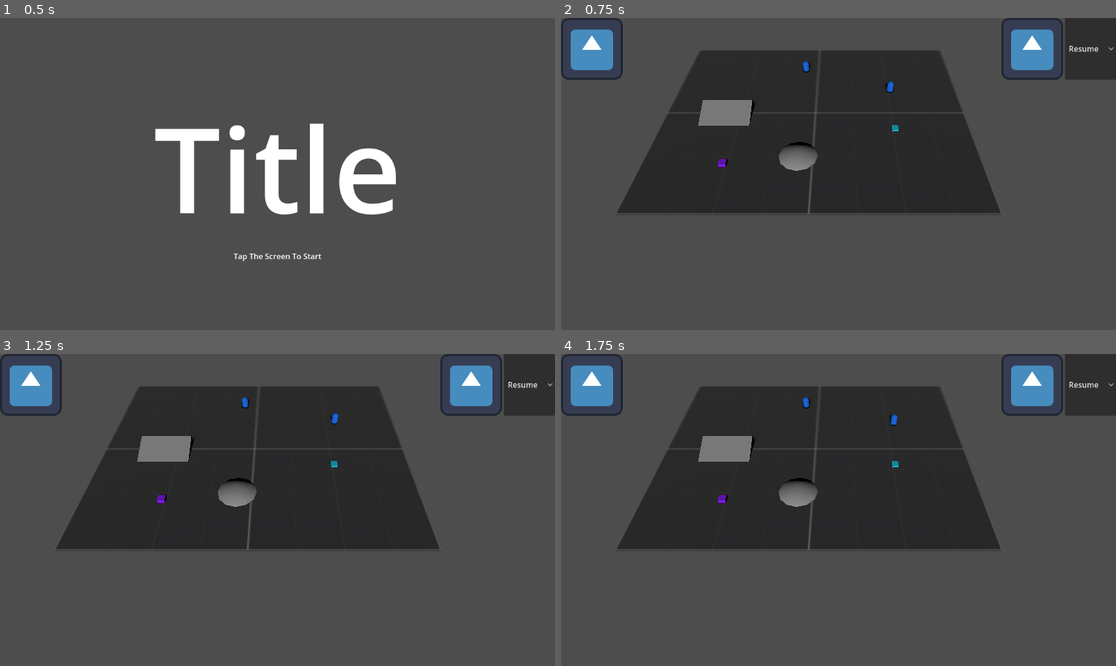
Above: before the commit, frames 1-4 (two rows, left to right).
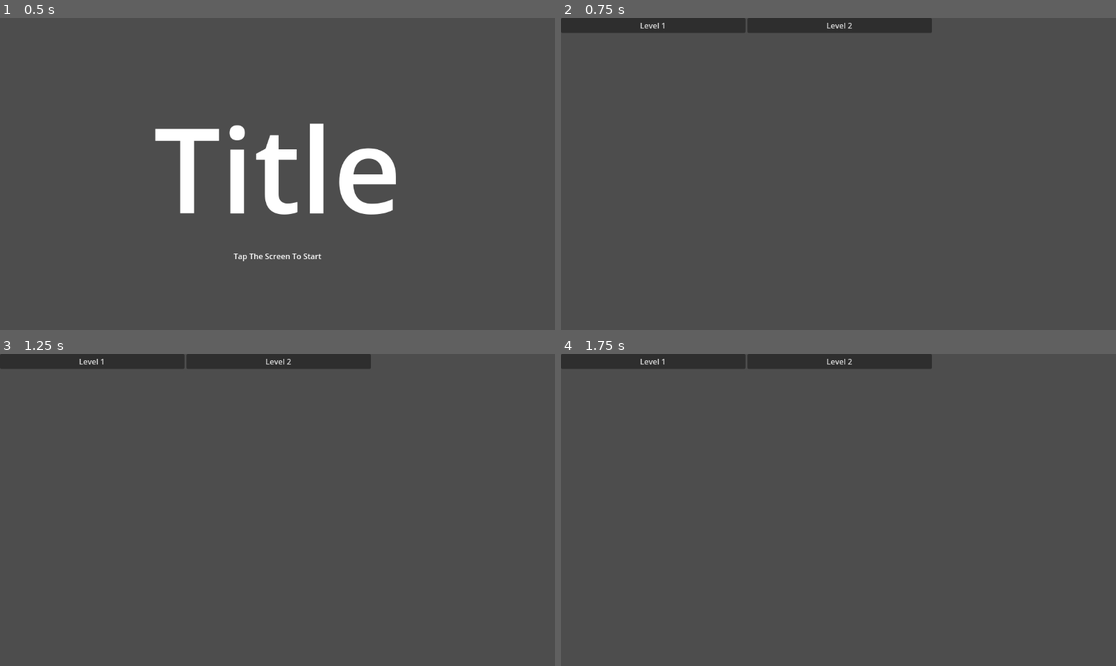
Above: after the commit, the same moments.

Repository: cgo722/DumbAI
Game: Godot game, scene res://main_world.tscn
Same seed, same stepped clock (60 frames per second), same inputs: the game is played once before the commit and once after it. The engine's default icon, where the game draws it, is replaced by a stand-in: a white triangle on a blue panel in a dark square.
Inputs (mouse positions are in pixels of both pictures, inside the frame that each line leads up to):
- Up to frame 1 (0.5 s): no input
- Up to frame 2 (0.75 s): tap Enter at 0.5 s; move the mouse to (960, 158) at 0.52 s; click (960, 158) at 0.67 s
- Up to frame 3 (1.25 s): no input
- Up to frame 4 (1.75 s): click (1032, 385) at 1.27 s

Frame 1 is identical in both runs. In frame 2, 36% of the frame differs, in the area x 0-100%, y 0-63%; in frame 3, 36%; in frame 4, 36%.

Commit message:
started a level select and got a first level blocked out

Diff:
--- a/GameManager.gd
+++ b/GameManager.gd
@@ -3,7 +3,9 @@
 enum GameState {
 	PLAYING,
 	GAME_OVER,
-	MAINMENU
+	MAINMENU,
+	WIN,
+	LEVEL_SELECT
 }
 var game_state : GameState = GameState.MAINMENU
 @export var player : PackedScene
@@ -13,13 +15,16 @@
 @export var pauseMenu : PackedScene
 @export var levels : Array[PackedScene] = []
 @export var hud : PackedScene
+@export var winScreen : PackedScene # Add this in the editor
+@export var levelSelect : PackedScene # Add this in the editor
 var current_level_instance: Node = null
 var current_hud_instance: Node = null
+var current_win_instance: Node = null
+var current_level_select_instance: Node = null
 
 func _ready():
 	# Initialize the game state
 	change_state(GameState.MAINMENU)
-
 
 # State machine functions
 func change_state(new_state: GameState) -> void:
@@ -27,10 +32,14 @@
 	match game_state:
 		GameState.MAINMENU:
 			show_main_menu()
+		GameState.LEVEL_SELECT:
+			show_level_select()
 		GameState.PLAYING:
 			start_game()
 		GameState.GAME_OVER:
 			show_game_over()
+		GameState.WIN:
+			show_win_screen()
 
 func show_main_menu() -> void:
 	print("Showing main menu")
@@ -40,33 +49,68 @@
 		add_child(menu_instance)
 
 func _on_main_menu_start_game():
+	change_state(GameState.LEVEL_SELECT)
+
+func show_level_select() -> void:
+	print("Showing level select")
+	if levelSelect:
+		current_level_select_instance = levelSelect.instantiate()
+		current_level_select_instance.connect("level_selected", Callable(self, "_on_level_selected"))
+		add_child(current_level_select_instance)
+
+func _on_level_selected(level_index):
+	if current_level_select_instance:
+		current_level_select_instance.queue_free()
+	current_level_select_instance = null
+	# Store selected level index for use in start_game
+	_selected_level_index = level_index
 	change_state(GameState.PLAYING)
+
+var _selected_level_index := 0
 
 func start_game() -> void:
 	print("Starting game")
-	# Remove previous HUD and level if they exist
+	# Remove previous HUD, win screen, and level select if they exist
 	if current_hud_instance:
 		current_hud_instance.queue_free()
-	if current_level_instance:
-		current_level_instance.queue_free()
+	if current_win_instance:
+		current_win_instance.queue_free()
+	if current_level_select_instance:
+		current_level_select_instance.queue_free()
 	# Spawn HUD
 	current_hud_instance = hud.instantiate()
 	add_child(current_hud_instance)
-	# Spawn the first level from levels[0]
-	if levels.size() > 0 and levels[0]:
-		current_level_instance = levels[0].instantiate()
+	# Spawn the selected level
+	if levels.size() > _selected_level_index and levels[_selected_level_index]:
+		current_level_instance = levels[_selected_level_index].instantiate()
 		add_child(current_level_instance)
+		# Listen for work zone destroyed signal
+		if current_level_instance.has_signal("work_zone_destroyed"):
+			current_level_instance.connect("work_zone_destroyed", Callable(self, "_on_work_zone_destroyed"))
 
 func show_game_over() -> void:
 	print("Game over")
 	# Load or instantiate gameOver scene here if needed
 
+func show_win_screen() -> void:
+	print("You win!")
+	if winScreen:
+		current_win_instance = winScreen.instantiate()
+		add_child(current_win_instance)
+
 func restart_level() -> void:
 	print("Restarting level")
 	if current_level_instance:
 		current_level_instance.queue_free()
-	# Respawn the current level (assuming levels[0] for now)
-	if levels.size() > 0 and levels[0]:
-		current_level_instance = levels[0].instantiate()
+	# Respawn the current level (using _selected_level_index)
+	if levels.size() > _selected_level_index and levels[_selected_level_index]:
+		current_level_instance = levels[_selected_level_index].instantiate()
 		add_child(current_level_instance)
 	# Optionally reset other variables as needed
+
+# Called when a work zone is destroyed in the level
+var work_zones_remaining := 0
+func _on_work_zone_destroyed():
+	work_zones_remaining -= 1
+	if work_zones_remaining <= 0:
+		change_state(GameState.WIN)
--- /dev/null
+++ b/Level Design/box.tscn
@@ -0,0 +1,13 @@
+[gd_scene load_steps=3 format=3 uid="uid://d4i5b3vbkb4e2"]
+
+[ext_resource type="Material" uid="uid://dgjiw8udooecr" path="res://addons/prototype_mini_bundle/M_prototype_dark.tres" id="1_o55t5"]
+
+[sub_resource type="BoxShape3D" id="BoxShape3D_wfgot"]
+
+[node name="Box" type="StaticBody3D"]
+
+[node name="CollisionShape3D" type="CollisionShape3D" parent="."]
+shape = SubResource("BoxShape3D_wfgot")
+
+[node name="CSGBox3D" type="CSGBox3D" parent="."]
+material_override = ExtResource("1_o55t5")
--- /dev/null
+++ b/Levels/Level 0-5/Level0.tscn
@@ -0,0 +1,60 @@
+[gd_scene load_steps=9 format=3 uid="uid://30h28q7nxajo"]
+
+[ext_resource type="Script" uid="uid://m1ks7ri76oex" path="res://Levels/playground.gd" id="1_a8p64"]
+[ext_resource type="Resource" uid="uid://btxcqgp77g8kc" path="res://Levels/Level 0-5/Level0_Config.tres" id="2_83fq7"]
+[ext_resource type="PackedScene" uid="uid://ddvcubqa18bly" path="res://AI/AIBase.tscn" id="3_5qwvv"]
+[ext_resource type="PackedScene" uid="uid://ecv6kkicc3lp" path="res://Zones/Danger/Danger_Zone_Base.tscn" id="4_56n74"]
+[ext_resource type="PackedScene" uid="uid://bb6suvyhofdm5" path="res://Zones/Work/Work Zones.tscn" id="5_73ye2"]
+[ext_resource type="PackedScene" uid="uid://d4i5b3vbkb4e2" path="res://Level Design/box.tscn" id="6_6c5r5"]
+[ext_resource type="PackedScene" uid="uid://c3pvspr5eung" path="res://Controlls/mobile input.tscn" id="7_83fq7"]
+
+[sub_resource type="NavigationMesh" id="NavigationMesh_fnb0u"]
+vertices = PackedVector3Array(-0.10025, 0.383152, 2.90955, 1.39975, 0.383152, 2.90955, 1.14975, 0.383152, -19.8404, -23.1003, 0.383152, 4.90955, -0.10025, 0.383152, 4.90955, -23.1003, 0.383152, -19.8404, 3.39975, 0.383152, 2.90955, 3.64975, 0.383152, -19.8404, 4.89975, 0.383152, 2.90955, 5.14975, 0.383152, 3.65955, 23.1497, 0.383152, 3.65955, 23.1497, 0.383152, -19.8404, 5.14975, 0.383152, 9.90955, 1.64975, 0.383152, 10.1596, 1.39975, 0.383152, 19.9096, 23.1497, 0.383152, 19.9096, -0.10025, 0.383152, 9.90955, -23.1003, 0.383152, 19.9096)
+polygons = [PackedInt32Array(2, 1, 0), PackedInt32Array(0, 4, 3), PackedInt32Array(2, 0, 5), PackedInt32Array(5, 0, 3), PackedInt32Array(1, 2, 6), PackedInt32Array(6, 2, 7), PackedInt32Array(9, 8, 10), PackedInt32Array(10, 8, 11), PackedInt32Array(11, 8, 7), PackedInt32Array(8, 6, 7), PackedInt32Array(14, 13, 12), PackedInt32Array(12, 9, 10), PackedInt32Array(14, 12, 15), PackedInt32Array(15, 12, 10), PackedInt32Array(14, 16, 13), PackedInt32Array(3, 4, 16), PackedInt32Array(14, 17, 16), PackedInt32Array(16, 17, 3)]
+
+[node name="Level0" type="Node3D"]
+transform = Transform3D(2.35332, 0, 0, 0, 1.83125, 0, 0, 0, 2.51988, 0, 0, 0)
+script = ExtResource("1_a8p64")
+level_config = ExtResource("2_83fq7")
+ai_scene = ExtResource("3_5qwvv")
+danger_zone_scene = ExtResource("4_56n74")
+work_zone_scene = ExtResource("5_73ye2")
+
+[node name="NavigationRegion3D" type="NavigationRegion3D" parent="."]
+transform = Transform3D(1, 0, 0, 0, 1, 0, 0, 0, 1, 0, 0, 0)
+navigation_mesh = SubResource("NavigationMesh_fnb0u")
+
+[node name="Box" parent="NavigationRegion3D" instance=ExtResource("6_6c5r5")]
+transform = Transform3D(47.2005, 0, 0, 0, 0.233697, 0, 0, 0, 40.6809, 0, 0, 0)
+
+[node name="Box2" parent="NavigationRegion3D" instance=ExtResource("6_6c5r5")]
+transform = Transform3D(3.92637, 0, 0, 0, 3.34198, 0, 0, 0, 5.7161, 2.54959, 1.63823, 6.74635)
+
+[node name="NavigationObstacle3D" type="NavigationObstacle3D" parent="NavigationRegion3D"]
+height = 5.85
+vertices = PackedVector3Array(0, 0, 3, 0, 0, 10, 5, 0, 10, 5, 0, 3)
+affect_navigation_mesh = true
+carve_navigation_mesh = true
+
+[node name="DirectionalLight3D" type="DirectionalLight3D" parent="."]
+transform = Transform3D(1, 0, 0, 0, 0.627311, 0.778769, 0, -0.778769, 0.627311, 0, 0, 0)
+shadow_enabled = true
+
+[node name="AI_Spawn" type="Node3D" parent="."]
+transform = Transform3D(0.923891, 0, 0, 0, 0.923891, 0, 0, 0, 0.923891, 0.177996, 0, -0.0255116)
+
+[node name="Camera3D" type="Camera3D" parent="."]
+transform = Transform3D(0.424931, 0, 0, 0, 0.0962832, 0.503736, 0, -0.437341, -0.0373652, 0, 11.1945, 3.41597)
+fov = 99.9
+
+[node name="MobileInput" parent="." node_paths=PackedStringArray("camera") instance=ExtResource("7_83fq7")]
+camera = NodePath("../Camera3D")
+
+[node name="WorkZones" parent="." instance=ExtResource("5_73ye2")]
+transform = Transform3D(1.553, 0, 0, 0, 1, 0, 0, 0, 1.302, -2.97452, 0.546075, 1.98422)
+
+[node name="WorkZones2" parent="." instance=ExtResource("5_73ye2")]
+transform = Transform3D(1.553, 0, 0, 0, 1, 0, 0, 0, 1.302, 5.52411, 0.546075, -2.77791)
+
+[node name="WorkZones3" parent="." instance=ExtResource("5_73ye2")]
+transform = Transform3D(1.553, 0, 0, 0, 1, 0, 0, 0, 1.302, 6.37397, 0.546075, 6.74635)
--- /dev/null
+++ b/Levels/Level 0-5/Level0_Config.tres
@@ -0,0 +1,19 @@
+[gd_resource type="Resource" script_class="LevelConfig" load_steps=2 format=3 uid="uid://btxcqgp77g8kc"]
+
+[ext_resource type="Script" uid="uid://dypsirafxaxm6" path="res://Levels/Resources/level_config.gd" id="1_loc60"]
+
+[resource]
+script = ExtResource("1_loc60")
+level_hash = 8420
+ai_spawns = Array[Dictionary]([{
+"brain_index": 0,
+"position": NodePath("AI_Spawn")
+}])
+danger_zone_count = 1
+work_zone_count = 4
+danger_zone_scales = Array[Vector3]([Vector3(1.7, 1, 1.7)])
+danger_zone_spawn_delay = 10.0
+danger_zone_max = 5
+danger_zone_initial_delay = 7.0
+work_zone_markers = Array[NodePath]([NodePath("WorkZone Marker0"), NodePath("WorkZone Marker1"), NodePath("WorkZone Marker2")])
+metadata/_custom_type_script = "uid://dypsirafxaxm6"
--- a/Levels/Menus/LevelSel.tscn
+++ b/Levels/Menus/LevelSel.tscn
@@ -1,4 +1,6 @@
-[gd_scene format=3 uid="uid://dqm3gbr0x4mwi"]
+[gd_scene load_steps=2 format=3 uid="uid://dqm3gbr0x4mwi"]
+
+[ext_resource type="Script" uid="uid://c2q0yfo7vnpmr" path="res://Levels/Menus/level_sel.gd" id="1_1pa8c"]
 
 [node name="LevelSel" type="Control"]
 layout_mode = 3
@@ -7,3 +9,13 @@
 anchor_bottom = 1.0
 grow_horizontal = 2
 grow_vertical = 2
+script = ExtResource("1_1pa8c")
+
+[node name="GridContainer" type="GridContainer" parent="."]
+layout_mode = 1
+anchors_preset = 15
+anchor_right = 1.0
+anchor_bottom = 1.0
+grow_horizontal = 2
+grow_vertical = 2
+columns = 3
--- /dev/null
+++ b/Levels/Menus/level_sel.gd
@@ -0,0 +1,26 @@
+extends Control
+
+signal level_selected(level_index)
+
+@onready var grid_container := $GridContainer # Make sure your GridContainer node is named 'GridContainer'
+
+func _ready() -> void:
+	var game_manager = get_tree().get_root().find_child("GameManager", true, false)
+	if not game_manager:
+		game_manager = get_tree().get_root().find_child("MainWorld", true, false)
+	if not game_manager:
+		push_error("GameManager not found!")
+		return
+	if not grid_container:
+		push_error("GridContainer node not found! Make sure you have a node named 'GridContainer' in your scene.")
+		return
+	var levels = game_manager.levels
+	for i in range(levels.size()):
+		var btn = Button.new()
+		btn.text = "Level %d" % (i + 1)
+		btn.size_flags_horizontal = Control.SIZE_EXPAND_FILL
+		btn.pressed.connect(_on_level_button_pressed.bind(i))
+		grid_container.add_child(btn)
+
+func _on_level_button_pressed(level_index):
+	emit_signal("level_selected", level_index)
--- a/Levels/Resources/Playground.tres
+++ b/Levels/Resources/Playground.tres
@@ -17,5 +17,6 @@
 danger_zone_scales = Array[Vector3]([])
 danger_zone_spawn_delay = 10.0
 danger_zone_max = 5
+danger_zone_initial_delay = 1.0
 work_zone_markers = Array[NodePath]([NodePath("Workzones"), NodePath("Workzones2"), NodePath("Workzones3")])
 metadata/_custom_type_script = "uid://dypsirafxaxm6"
--- a/Levels/Resources/level_config.gd
+++ b/Levels/Resources/level_config.gd
@@ -8,4 +8,5 @@
 @export var danger_zone_scales: Array[Vector3] = [] # Each Vector3 is a scale for a danger zone
 @export var danger_zone_spawn_delay: float = 1.0 # seconds between spawns
 @export var danger_zone_max: int = 5 # max danger zones at once
+@export var danger_zone_initial_delay: float = 1.0 # seconds before first danger zone spawns
 @export var work_zone_markers: Array[NodePath] = [] # NodePaths to marker nodes for work zone placement
--- a/Levels/playground.gd
+++ b/Levels/playground.gd
@@ -8,10 +8,6 @@
 @export var work_zone_scene: PackedScene
 
 @onready var nav_region: NavigationRegion3D = $NavigationRegion3D
-
-var work_zone_respawn_delay := 2.0 # seconds to wait before respawning a work zone
-var active_work_zones := {}
-var available_work_zone_slots := []
 
 func _ready() -> void:
 	if not ai_scene or not nav_region or not level_config:
@@ -35,26 +31,6 @@
 	seed(level_config.level_hash)
 	var nav_map = nav_region.get_navigation_map()
 	var nav_origin = nav_region.global_transform.origin
-
-	# Start spawning Danger Zones over time (do not await)
-	spawn_danger_zones_over_time(nav_map, nav_origin)
-
-	# Spawn Work Zones using marker nodes if provided
-	if "work_zone_markers" in level_config and level_config.work_zone_markers.size() > 0:
-		available_work_zone_slots = level_config.work_zone_markers.duplicate()
-		active_work_zones.clear()
-		for i in range(min(level_config.work_zone_count, available_work_zone_slots.size())):
-			_spawn_work_zone_at_marker_slot(i)
-	else:
-		# Fallback: random spawn if no markers
-		for i in range(level_config.work_zone_count):
-			var spawn_point = get_random_navmesh_point(nav_map, nav_origin, 15.0)
-			var work_instance = work_zone_scene.instantiate()
-			add_child(work_instance)
-			work_instance.global_transform = Transform3D(work_instance.global_transform.basis, spawn_point)
-			# Set scale if provided
-			if i < level_config.work_zone_scales.size():
-				work_instance.scale = level_config.work_zone_scales[i]
 
 	# Spawn AIs immediately
 	for ai_data in level_config.ai_spawns:
@@ -91,35 +67,12 @@
 		else:
 			push_error("ai_data missing valid spawn point (Vector3) or 'brain_index': %s" % [ai_data])
 
-func _spawn_work_zone_at_marker_slot(slot_idx):
-	if slot_idx >= available_work_zone_slots.size():
-		return
-	var marker_path = available_work_zone_slots[slot_idx]
-	var marker = get_node_or_null(marker_path)
-	if marker:
-		var work_instance = work_zone_scene.instantiate()
-		add_child(work_instance)
-		work_instance.global_transform = Transform3D(work_instance.global_transform.basis, marker.global_transform.origin)
-		work_instance.scale = marker.scale
-		active_work_zones[marker_path] = work_instance
-		work_instance.connect("tree_exited", Callable(self, "_on_work_zone_completed").bind(marker_path))
-	else:
-		push_error("Work zone marker not found: %s" % [marker_path])
-
-func _on_work_zone_completed(marker_path):
-	if marker_path in active_work_zones:
-		active_work_zones.erase(marker_path)
-		# Wait, then respawn if under max count
-		call_deferred("_delayed_respawn_work_zone", marker_path)
-
-func _delayed_respawn_work_zone(marker_path):
-	await get_tree().create_timer(work_zone_respawn_delay).timeout
-	if marker_path in available_work_zone_slots and not active_work_zones.has(marker_path):
-		if active_work_zones.size() < level_config.work_zone_count:
-			_spawn_work_zone_at_marker_slot(available_work_zone_slots.find(marker_path))
+	# Start spawning Danger Zones over time (do not await)
+	call_deferred("spawn_danger_zones_over_time", nav_map, nav_origin)
 
 # Spawns danger zones one at a time with a delay and max active limit
 func spawn_danger_zones_over_time(nav_map, nav_origin):
+	await get_tree().create_timer(level_config.danger_zone_initial_delay).timeout
 	var danger_zone_positions = []
 	var active_danger_zones = []
 	var total_spawned = 0
--- a/Zones/Work/work_zones.gd
+++ b/Zones/Work/work_zones.gd
@@ -11,10 +11,25 @@
 	self.body_exited.connect(_on_body_exited)
 	health = max_health
 
-
 # Called when a body enters the area. Signal must be connected in the editor.
 var ai_stopped := false
 var stopped_ai = null
+
+# Damage interval in seconds
+var damage_interval := 1.0
+var damage_timer := 0.0
+var damage_amount := 1
+
+func _process(delta):
+	if ai_stopped and stopped_ai != null:
+		damage_timer += delta
+		if damage_timer >= damage_interval:
+			health -= damage_amount
+			print("Work zone health:", health)
+			damage_timer = 0.0
+			if health <= 0:
+				print("Work zone destroyed!")
+				queue_free()
 
 func _on_body_entered(body):
 	if "just_spawned" in body and body.just_spawned:
@@ -42,6 +57,7 @@
 				body.global_transform.origin = global_transform.origin
 			ai_stopped = true
 			stopped_ai = body
+			damage_timer = 0.0 # Reset timer when AI enters
 		else:
 			print("AI state does not match work zone state. AI: %s, Zone: %s" % [ai_state, current_state])
 	else:
@@ -50,6 +66,7 @@
 func _on_body_exited(_body):
 	ai_stopped = false
 	stopped_ai = null
+	damage_timer = 0.0
 	var mobile_input = get_tree().get_root().find_child("mobile_input", true, false)
 	if mobile_input and "clear_agent_in_workzone" in mobile_input:
 		mobile_input.clear_agent_in_workzone()
--- a/main_world.tscn
+++ b/main_world.tscn
@@ -6,7 +6,9 @@
 [ext_resource type="PackedScene" uid="uid://bukeyishijk74" path="res://Levels/Menus/MainMenu.tscn" id="4_3etub"]
 [ext_resource type="PackedScene" uid="uid://k4q345ytui86" path="res://Levels/Menus/GameOver.tscn" id="5_uue8y"]
 [ext_resource type="PackedScene" uid="uid://c5eqq7rkoymst" path="res://Levels/Playground.tscn" id="5_whfra"]
+[ext_resource type="PackedScene" uid="uid://30h28q7nxajo" path="res://Levels/Level 0-5/Level0.tscn" id="6_aac4l"]
 [ext_resource type="PackedScene" uid="uid://cdcq23pv67lx" path="res://Levels/Menus/HUD.tscn" id="7_aac4l"]
+[ext_resource type="PackedScene" uid="uid://dqm3gbr0x4mwi" path="res://Levels/Menus/LevelSel.tscn" id="8_7ktct"]
 
 [node name="MainWorld" type="Node"]
 script = ExtResource("1_itk02")
@@ -14,5 +16,6 @@
 employee = ExtResource("3_3etub")
 mainMenu = ExtResource("4_3etub")
 gameOver = ExtResource("5_uue8y")
-levels = Array[PackedScene]([ExtResource("5_whfra")])
+levels = Array[PackedScene]([ExtResource("6_aac4l"), ExtResource("5_whfra")])
 hud = ExtResource("7_aac4l")
+levelSelect = ExtResource("8_7ktct")
Not shown, added: Levels/Menus/level_sel.gd.uid
Not shown: 1 places in main_world.tscn that only renumber resources
